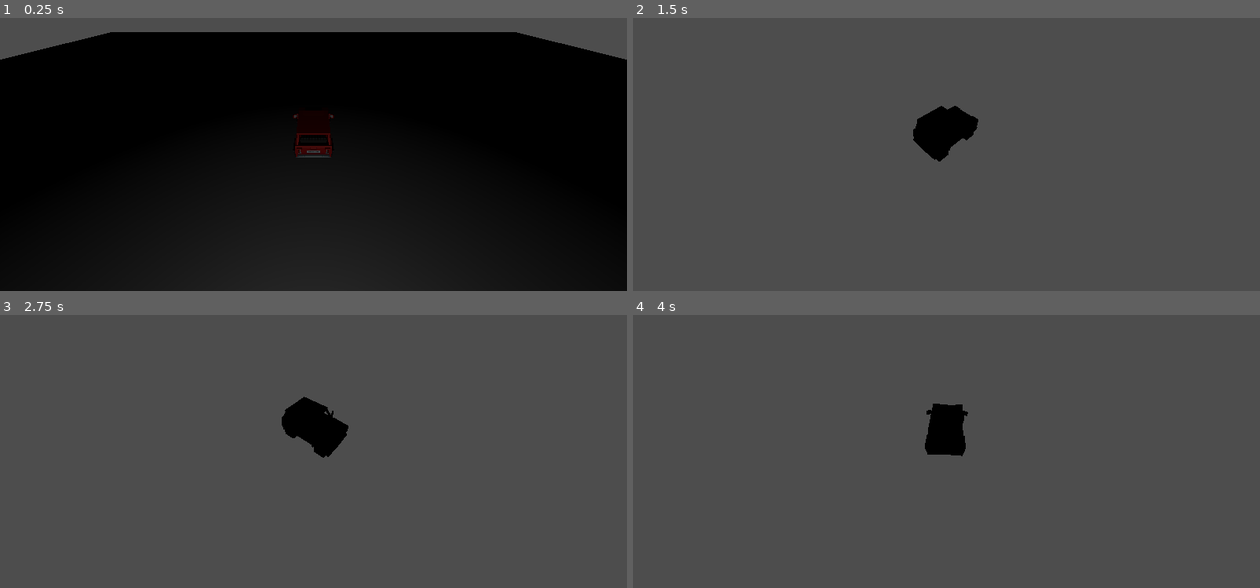
Above: before the commit, frames 1-4 (two rows, left to right).
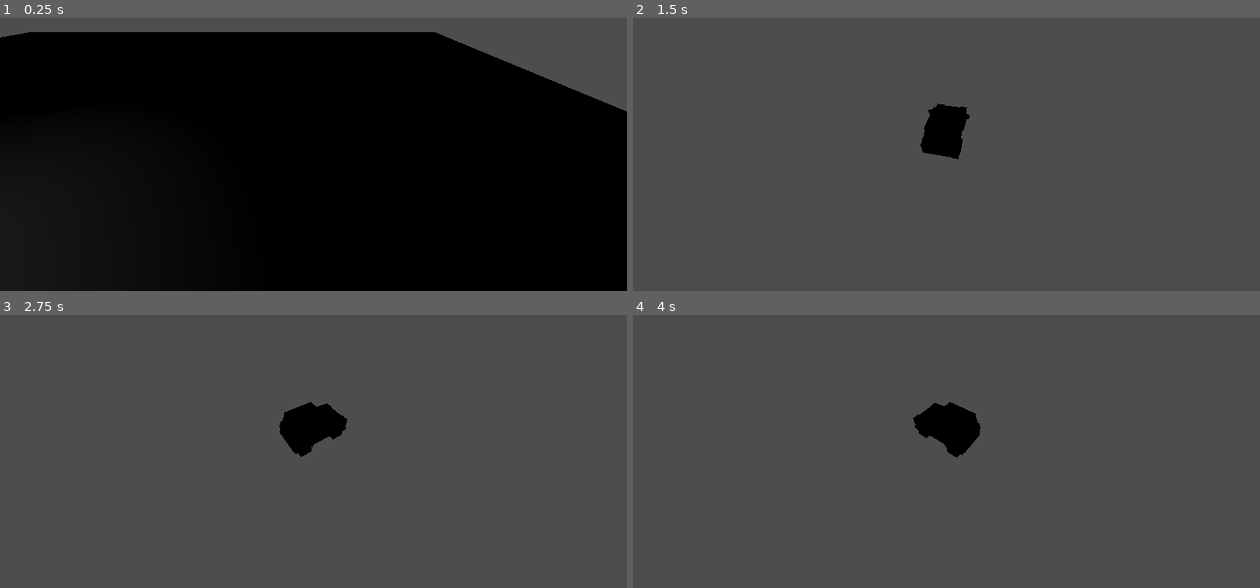
Above: after the commit, the same moments.

Repository: Calverin/Radio-Rideshare
Game: Godot game, scene res://Scenes/root.tscn
Two runs of this game, one before a commit and one after it. Both use one fixed random seed, a clock stepped at 60 frames per second and the inputs below.
Inputs:
- Up to frame 1 (0.25 s): no input
- Up to frame 2 (1.5 s): tap Enter (ui_accept) at 0.5, 0.77 s; hold D (steer_right) 0.53-1.28 s; hold Space (drift) 0.53-1.28 s; hold Down (ui_down) from 1.28 s (still down); tap Space (drift) at 1.35 s
- Up to frame 3 (2.75 s): tap Enter (ui_accept) at 1.52 s; release Down (ui_down) at 2.03 s; hold D (steer_right) from 2.03 s (still down); hold Space (drift) from 2.03 s (still down)
- Up to frame 4 (4 s): release D (steer_right) at 2.78 s; release Space (drift) at 2.78 s; hold Up (ui_up) 2.78-3.53 s; tap Space (drift) at 2.85 s; tap Enter (ui_accept) at 3.02, 3.77 s; hold A (steer_left) from 3.53 s (still down); hold Space (drift) from 3.53 s (still down)

The runs differ from the first frame. In frame 1, 13% of the frame differs, in the area x 0-100%, y 5-100%; in frame 2, 0.5%; in frame 3, 0.7%; in frame 4, 0.7%.

Commit message:
Car drifting

Diff:
--- a/Scenes/car.tscn
+++ b/Scenes/car.tscn
@@ -13,7 +13,7 @@
 lanes = 3
 
 [node name="Body" type="CollisionShape3D" parent="."]
-transform = Transform3D(1, 0, 0, 0, 1, 0, 0, 0, 1, 0, 1.449, 0.0500001)
+transform = Transform3D(1, 0, 0, 0, 1, 0, 0, 0, 1, 0, 1.5, 0.05)
 shape = SubResource("BoxShape3D_0wcon")
 
 [node name="Model" parent="Body" instance=ExtResource("1_aaytl")]
--- a/Scripts/car.gd
+++ b/Scripts/car.gd
@@ -2,34 +2,51 @@
 
 @export_enum("Slow:30", "Average:60", "Very Fast:200") var speed: int
 @export_enum("Local Road:1", "City Street:3", "Highway:5") var lanes: int
+var current_lane: int
 
 var drifting: bool = false
 var drift_time: int = 0
-var drift_direction: String = ""
+var drift_direction: int = 0
 
-var current_lane: int = ceil(lanes/2)
+func _ready():
+	current_lane = ceilf(lanes / 2.0)
+	position.x = current_lane * 10
 
 func _physics_process(delta: float):
-
+	## Drifting
 	if Input.is_action_just_pressed("drift") and not drifting:
 		drifting = true
-
+		drift_direction = 0
 	if drifting:
 		drift(delta)
+	else:
+		$Body.rotation.y = lerpf($Body.rotation.y, 0, delta * 10)
 
-	position.x = current_lane * 10
+	## Movement
+	position.x = lerpf(position.x, current_lane * 10, delta * 20)
+	$Body.position.y = lerpf($Body.position.y, 1.5, delta * 20)
 	position.z -= speed * delta
 
 func drift(delta: float):
+	## Params
 	var axis = Input.get_axis("steer_left", "steer_right")
-	drift_direction = "left" if axis < 0 else "right" if axis > 0 else ""
-	$Body.rotation.y = lerp($Body.rotation.y, axis * 90, delta)
+	# -1 == left, 1 == right
+	drift_direction = -1 if axis < 0 else 1 if axis > 0 else drift_direction
+	drift_time += 1
+
+	## VFX
+	$Body.rotation.y = lerpf($Body.rotation.y, -drift_direction, delta * 5)
+	# Early Drift "Hop"
+	if drift_time < 10:
+		$Body.position.y = lerpf($Body.position.y, 2.5, delta * 30)
+	## Ending
 	if not Input.is_action_pressed("drift"):
 		drifting = false
+		drift_time = 0
 		switch_lane()
 
 func switch_lane():
-	if drift_direction == "left" and current_lane > 1:
+	if drift_direction == -1 and current_lane > 1:
 		current_lane -= 1
-	if drift_direction == "right" and current_lane < lanes:
+	if drift_direction == 1 and current_lane < lanes:
 		current_lane += 1
